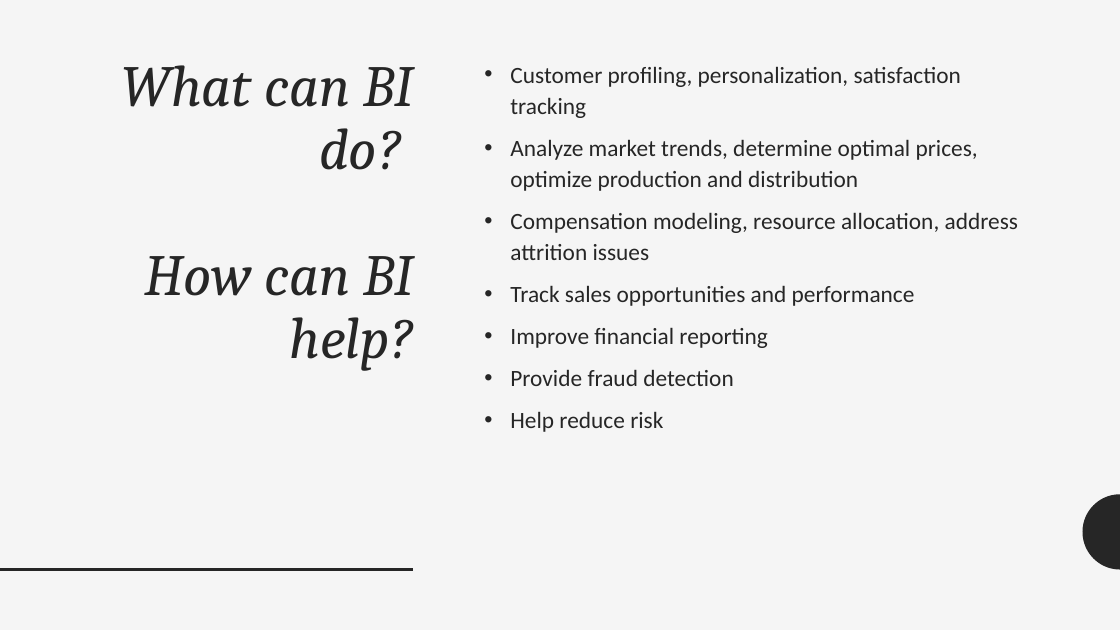
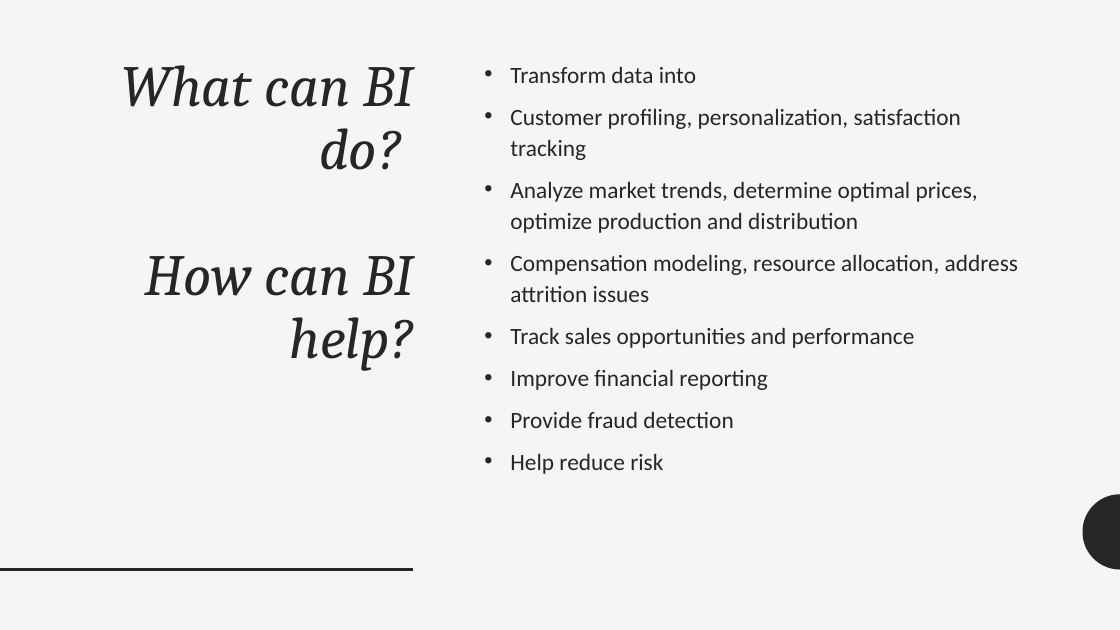
Before and after one commit to zarthur/CSCC-Misc, a slide deck: slide 3 of BI-Intro/BI-Analytics.pptx. Drawn at 1120x630 pixels with LibreOffice and Linux fonts; fonts in the diff are those of the drawing. Boxes give left, top, right and bottom in pixels: in the first picture for what was removed or moved away, otherwise in the second. Text is boxed around its words. In the diff, an @@ line names an element or a change of style, - is before the commit and + after.

Commit message:
update slides

```diff
--- a/BI-Intro/BI-Analytics.pptx
+++ b/BI-Intro/BI-Analytics.pptx
@@ text at [510, 66, 696, 83]: paragraph added @@
+• Transform data into
```
Also in this commit, not shown: 1 other file.
